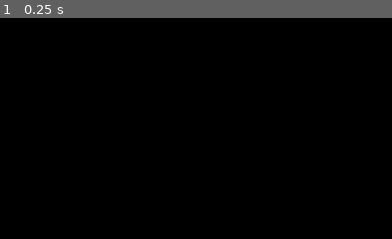
Above: before the commit, frame 1.
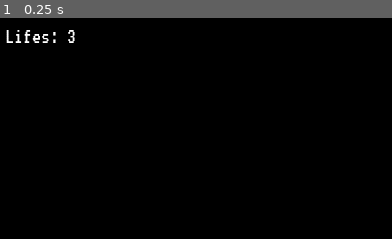
Above: after the commit, the same moment.

Repository: alwong18/Brick-Breaker
Game: Godot game, scene res://Scenes/main.tscn
The game is run twice, just before and just after one commit, with the same random seed, the same clock (stepped at 60 frames per second) and the same inputs.
Inputs:
- Up to frame 1 (0.25 s): no input
The pictures show only the part of the screen within x 0-50%, y 0-50%; the shares and areas given below are measured in that part.

The runs differ from the first frame. In frame 1, 0.4% of the frame differs, in the area x 1-20%, y 5-12%.

Commit message:
Progress Check 3

Diff:
--- a/Scenes/ball.tscn
+++ b/Scenes/ball.tscn
@@ -1,7 +1,7 @@
 [gd_scene load_steps=4 format=3 uid="uid://xmlfwql8xk4p"]
 
 [ext_resource type="Texture2D" uid="uid://c8l7ke1ygg27h" path="res://Assets/Ball.png" id="1_oq323"]
-[ext_resource type="Script" path="res://Scenes/ball.gd" id="1_ur75a"]
+[ext_resource type="Script" path="res://Scripts/ball.gd" id="1_r8qul"]
 
 [sub_resource type="CircleShape2D" id="CircleShape2D_mtdjt"]
 radius = 32.0
@@ -9,7 +9,7 @@
 [node name="Ball" type="CharacterBody2D"]
 scale = Vector2(0.25, 0.25)
 motion_mode = 1
-script = ExtResource("1_ur75a")
+script = ExtResource("1_r8qul")
 
 [node name="Sprite2D" type="Sprite2D" parent="."]
 texture = ExtResource("1_oq323")
--- /dev/null
+++ b/Scenes/death_zone.tscn
@@ -0,0 +1,14 @@
+[gd_scene load_steps=3 format=3 uid="uid://yvqnbk7pksgl"]
+
+[ext_resource type="Script" path="res://Scripts/death_zone.gd" id="1_6byb1"]
+
+[sub_resource type="RectangleShape2D" id="RectangleShape2D_tcww7"]
+size = Vector2(1164, 20)
+
+[node name="DeathZone" type="Area2D"]
+script = ExtResource("1_6byb1")
+
+[node name="CollisionShape2D" type="CollisionShape2D" parent="."]
+shape = SubResource("RectangleShape2D_tcww7")
+
+[connection signal="body_entered" from="." to="." method="_on_body_entered"]
--- a/Scenes/main.tscn
+++ b/Scenes/main.tscn
@@ -1,10 +1,14 @@
-[gd_scene load_steps=4 format=3 uid="uid://cqk8igkfwj454"]
+[gd_scene load_steps=6 format=3 uid="uid://cqk8igkfwj454"]
 
+[ext_resource type="PackedScene" uid="uid://c2t88tlibf76b" path="res://Scenes/ui.tscn" id="1_m5h3i"]
 [ext_resource type="PackedScene" uid="uid://bnnn3o0ltmkho" path="res://Scenes/paddle.tscn" id="1_tf5bx"]
 [ext_resource type="PackedScene" uid="uid://xmlfwql8xk4p" path="res://Scenes/ball.tscn" id="2_egwgj"]
 [ext_resource type="PackedScene" uid="uid://cgbwkhgrry1rh" path="res://Scenes/wall.tscn" id="3_j1nso"]
+[ext_resource type="PackedScene" uid="uid://yvqnbk7pksgl" path="res://Scenes/death_zone.tscn" id="4_210ko"]
 
 [node name="main" type="Node"]
+
+[node name="UI" parent="." instance=ExtResource("1_m5h3i")]
 
 [node name="Camera2D" type="Camera2D" parent="."]
 
@@ -13,9 +17,11 @@
 collision_layer = 2
 camera = NodePath("../Camera2D")
 
-[node name="Ball" parent="." instance=ExtResource("2_egwgj")]
+[node name="Ball" parent="." node_paths=PackedStringArray("death_zone", "ui") instance=ExtResource("2_egwgj")]
 position = Vector2(2.08165e-12, 152)
 collision_mask = 14
+death_zone = NodePath("../DeathZone")
+ui = NodePath("../UI")
 
 [node name="Walls" type="Node" parent="."]
 
@@ -32,3 +38,6 @@
 position = Vector2(586, -54)
 rotation = 1.57006
 collision_layer = 4
+
+[node name="DeathZone" parent="." instance=ExtResource("4_210ko")]
+position = Vector2(5, 403)
--- /dev/null
+++ b/Scenes/ui.tscn
@@ -0,0 +1,68 @@
+[gd_scene load_steps=4 format=3 uid="uid://c2t88tlibf76b"]
+
+[ext_resource type="FontFile" uid="uid://b4pqfbvte11k6" path="res://Assets/VT323-Regular.ttf" id="1_5ksm7"]
+[ext_resource type="Script" path="res://Scripts/ui.gd" id="1_cjkjs"]
+
+[sub_resource type="StyleBoxFlat" id="StyleBoxFlat_4m42e"]
+bg_color = Color(0.658824, 0, 0.172549, 1)
+
+[node name="UI" type="CanvasLayer"]
+script = ExtResource("1_cjkjs")
+
+[node name="MarginContainer" type="MarginContainer" parent="."]
+anchors_preset = 15
+anchor_right = 1.0
+anchor_bottom = 1.0
+grow_horizontal = 2
+grow_vertical = 2
+theme_override_constants/margin_left = 16
+theme_override_constants/margin_top = 16
+theme_override_constants/margin_right = 16
+theme_override_constants/margin_bottom = 16
+
+[node name="HBoxContainer" type="HBoxContainer" parent="MarginContainer"]
+layout_mode = 2
+
+[node name="LifesLabel" type="Label" parent="MarginContainer/HBoxContainer"]
+unique_name_in_owner = true
+texture_filter = 1
+layout_mode = 2
+size_flags_horizontal = 0
+size_flags_vertical = 0
+theme_override_fonts/font = ExtResource("1_5ksm7")
+theme_override_font_sizes/font_size = 32
+text = "Lifes: 3"
+
+[node name="GameLostContainer" type="CenterContainer" parent="."]
+visible = false
+anchors_preset = 15
+anchor_right = 1.0
+anchor_bottom = 1.0
+grow_horizontal = 2
+grow_vertical = 2
+
+[node name="Panel" type="Panel" parent="GameLostContainer"]
+custom_minimum_size = Vector2(300, 300)
+layout_mode = 2
+theme_override_styles/panel = SubResource("StyleBoxFlat_4m42e")
+
+[node name="VBoxContainer" type="VBoxContainer" parent="GameLostContainer/Panel"]
+layout_mode = 1
+anchors_preset = 15
+anchor_right = 1.0
+anchor_bottom = 1.0
+grow_horizontal = 2
+grow_vertical = 2
+alignment = 1
+
+[node name="Label" type="Label" parent="GameLostContainer/Panel/VBoxContainer"]
+layout_mode = 2
+text = "YOU HAVE LOST"
+horizontal_alignment = 1
+vertical_alignment = 1
+
+[node name="GameLostButton" type="Button" parent="GameLostContainer/Panel/VBoxContainer"]
+layout_mode = 2
+text = "RESTART GAME"
+
+[connection signal="pressed" from="GameLostContainer/Panel/VBoxContainer/GameLostButton" to="." method="_on_game_lost_button_pressed"]
--- a/Scenes/ball.gd
+++ b/Scripts/ball.gd
@@ -2,10 +2,16 @@
 
 class_name Ball
 
+signal life_lost
+
 const VELOCITY_LIMIT = 40
 
 @export var ball_speed = 20
-@export var life = 3
+@export var lifes = 3
+@export var death_zone: DeathZone
+@export var ui: UI
+
+
 
 var speed_up_factor = 1.05
 
@@ -14,7 +20,9 @@
 var start_position: Vector2
 
 func _ready():
+	ui.set_lifes(lifes)
 	start_position = position
+	death_zone.life_lost.connect(on_life_lost)
 
 func _physics_process(delta):
 	var collision = move_and_collide(velocity * ball_speed * delta)
@@ -29,3 +37,16 @@
 	randomize()
 
 	velocity = Vector2(randf_range(-1, 1), randf_range(-.1, -1)).normalized() * ball_speed
+
+func on_life_lost():
+	lifes -= 1
+	if lifes == 0:
+		ui.game_over()
+	else:
+		life_lost.emit()
+		reset_ball()
+		ui.set_lifes(lifes)
+
+func reset_ball():
+	position = start_position
+	velocity = Vector2.ZERO
--- /dev/null
+++ b/Scripts/death_zone.gd
@@ -0,0 +1,8 @@
+extends Area2D
+
+class_name DeathZone
+
+signal life_lost
+
+func _on_body_entered(body):
+	life_lost.emit()
--- a/Scripts/paddle.gd
+++ b/Scripts/paddle.gd
@@ -14,6 +14,7 @@
 @onready var collision_shape_2d = $CollisionShape2D
 
 func _ready():
+	ball.life_lost.connect(on_ball_lost)
 	camera_rect = camera.get_viewport_rect()
 	half_paddle_width = collision_shape_2d.shape.get_rect().size.x / 2 * scale.x
 
@@ -29,7 +30,6 @@
 	elif global_position.x + half_paddle_width > camera_end_x:
 		global_position.x = camera_end_x - half_paddle_width
 
-
 func _input(event):
 	if Input.is_action_pressed("left"):
 		direction = Vector2.LEFT
@@ -42,3 +42,7 @@
 	if direction != Vector2.ZERO && !is_ball_started:
 		ball.start_ball()
 		is_ball_started = true
+
+func on_ball_lost():
+	is_ball_started = false
+	direction = Vector2.ZERO
--- /dev/null
+++ b/Scripts/ui.gd
@@ -0,0 +1,16 @@
+extends CanvasLayer
+
+class_name UI
+
+@onready var lifes_label = %LifesLabel
+@onready var game_lost_container = $GameLostContainer
+
+
+func set_lifes(lifes: int):
+	lifes_label.text = "Lifes: %d" % lifes
+
+func game_over():
+	game_lost_container.show()
+
+func _on_game_lost_button_pressed():
+	get_tree().reload_current_scene()
